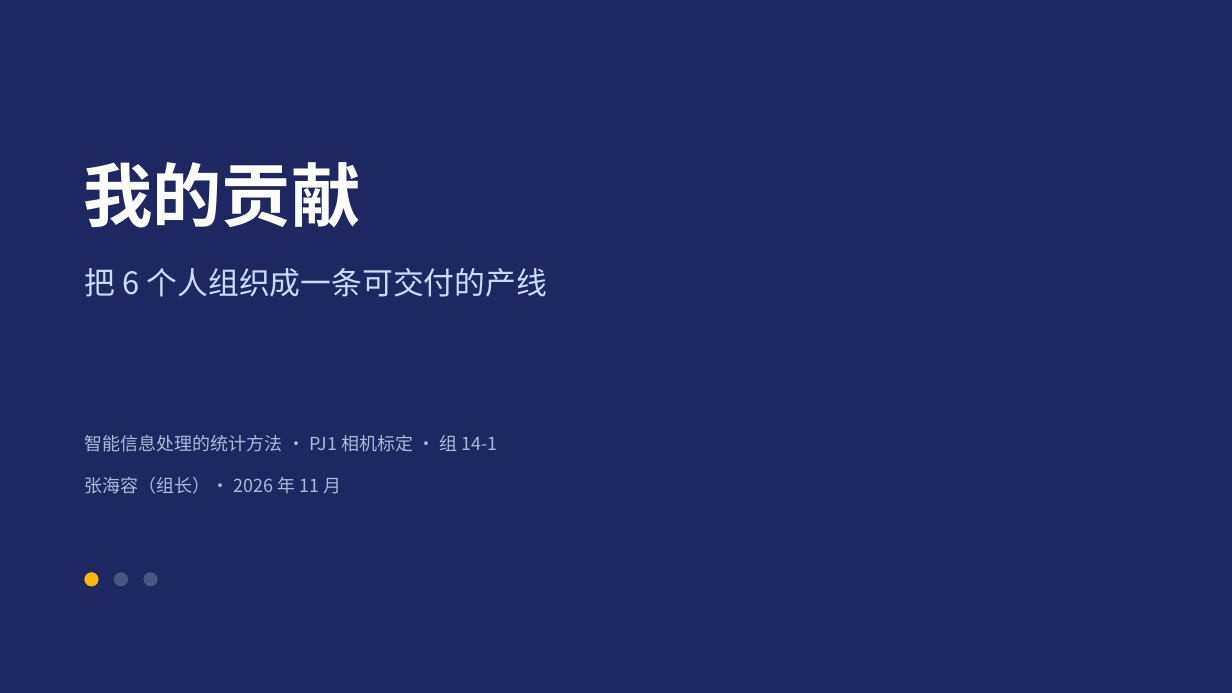
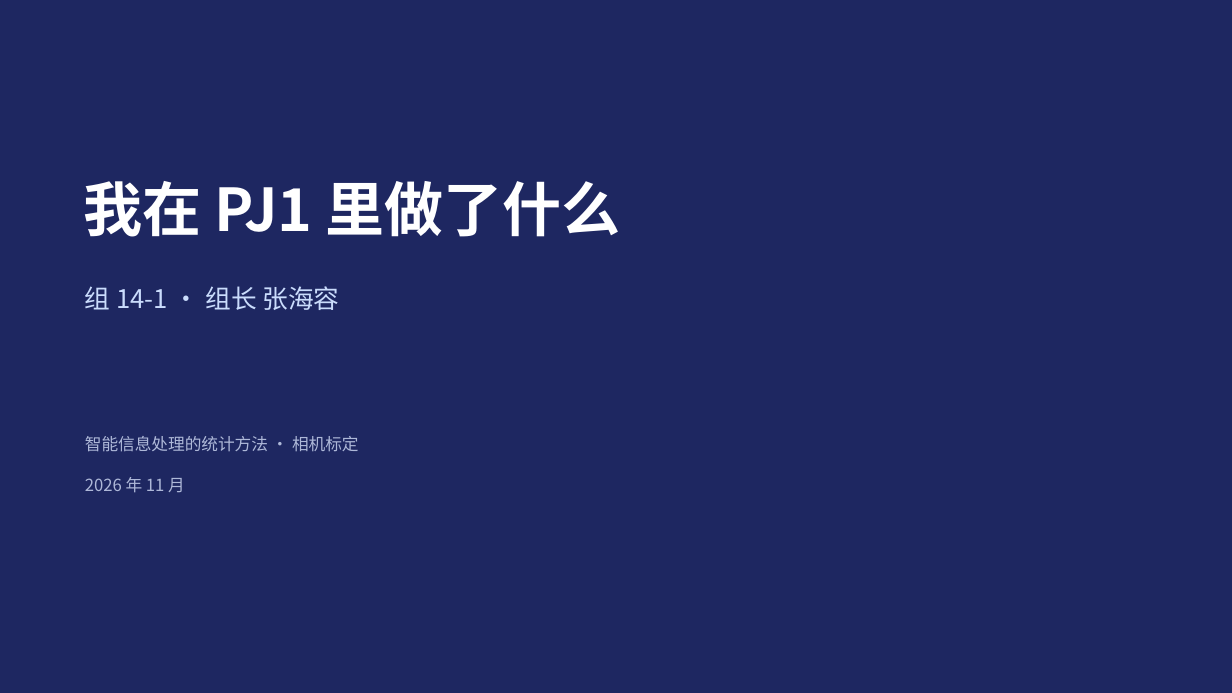
Before and after one commit to HRzhangStat/camera-calibration, a slide deck: slide 1 of 组14-1-组长贡献.pptx. Drawn at 1232x693 pixels with LibreOffice and Linux fonts; fonts in the diff are those of the drawing. Boxes give left, top, right and bottom in pixels: in the first picture for what was removed or moved away, otherwise in the second. Text is boxed around its words. In the diff, an @@ line names an element or a change of style, - is before the commit and + after.

```diff
--- a/组14-1-组长贡献.pptx
+++ b/组14-1-组长贡献.pptx
@@ text at box(83, 181, 621, 237): text changed; size 54 to 46 pt @@
-我的贡献
+我在 PJ1 里做了什么
@@ text at box(85, 286, 340, 310): text changed; size 24 to 20 pt @@
-把 6 个人组织成一条可交付的产线
+组 14-1 · 组长 张海容
@@ text at box(85, 436, 359, 452): text changed; size 14 to 13 pt @@
-智能信息处理的统计方法 · PJ1 相机标定 · 组 14-1
+智能信息处理的统计方法 · 相机标定
@@ text at box(85, 477, 185, 493): text changed; size 14 to 13 pt @@
-张海容（组长）· 2026 年 11 月
+2026 年 11 月
@@ ellipse removed at box(85, 573, 98, 586) @@
@@ ellipse removed at box(115, 573, 128, 586) @@
@@ ellipse removed at box(144, 573, 157, 586) @@
```
Also in this commit, not shown: 5 other slides changed, 4 slides added, 4 slides removed.
